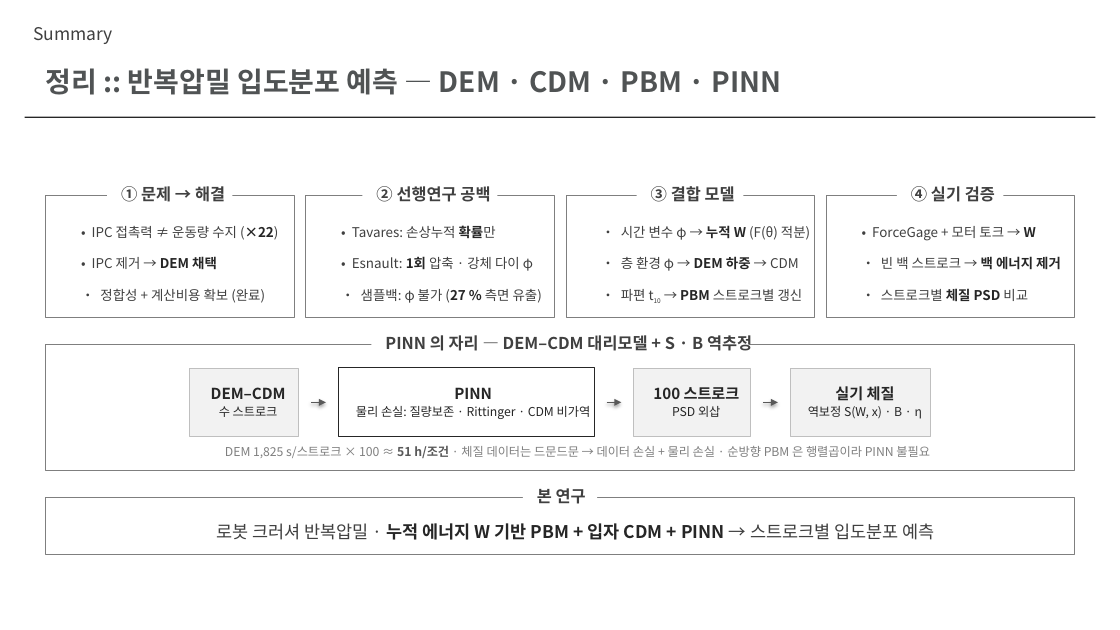
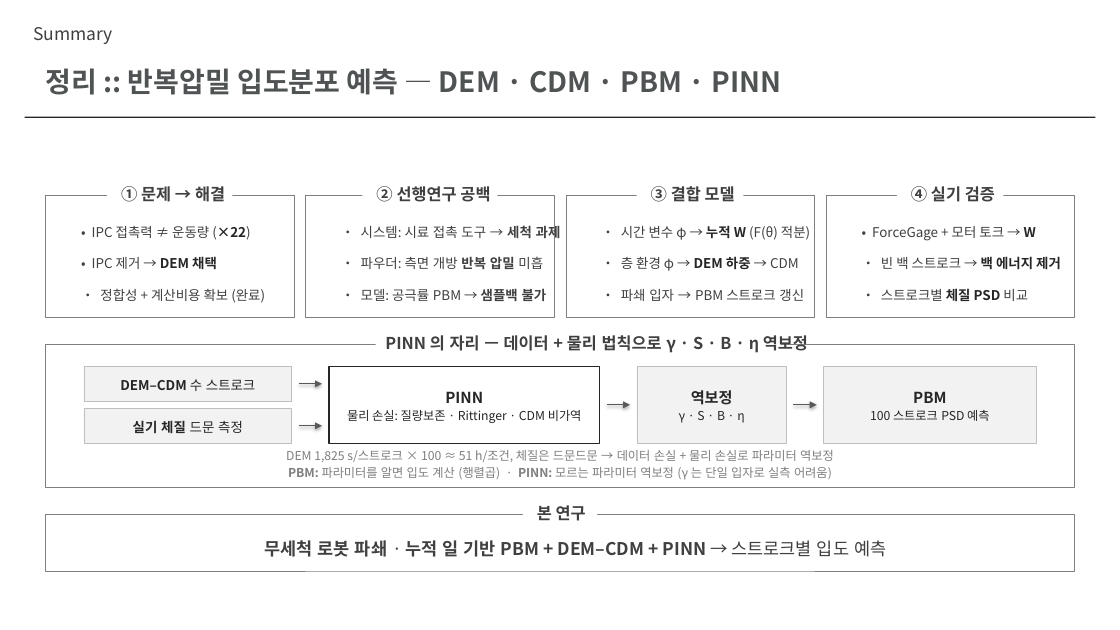
Before and after one commit to 55155/Crusher_IsaacSim, a slide deck: slide 9 of lab_meeting_deck/lab_meeting_deck.pptx (slide 10 before the commit). Drawn at 1120x630 pixels with LibreOffice and Linux fonts; fonts in the diff are those of the drawing. Boxes give left, top, right and bottom in pixels: in the first picture for what was removed or moved away, otherwise in the second. Text is boxed around its words. In the diff, an @@ line names an element or a change of style, - is before the commit and + after.

```diff
--- a/lab_meeting_deck/lab_meeting_deck.pptx
+++ b/lab_meeting_deck/lab_meeting_deck.pptx
@@ text at (92,226,250,240): text changed @@
-• IPC 접촉력 ≠ 운동량 수지 (×22)
+• IPC 접촉력 ≠ 운동량 (×22)
@@ text at (361,223,561,241): text changed @@
-• Tavares: 손상누적 확률만
+• 시스템: 시료 접촉 도구 → 세척 과제
@@ text at (361,256,543,269): text changed @@
-• Esnault: 1회 압축 · 강체 다이 φ
+• 파우더: 측면 개방 반복 압밀 미흡
@@ text at (361,288,547,301): text changed @@
-• 샘플백: φ 불가 (27 % 측면 유출)
+• 모델: 공극률 PBM → 샘플백 불가
@@ text at (621,289,804,301): text changed @@
-• 파편 t10 → PBM 스트로크별 갱신
+• 파쇄 입자 → PBM 스트로크 갱신
@@ rectangle: place and size @@
-rectangle at (45,344,1075,471)
+rectangle at (45,344,1075,487)
@@ rectangle: place and size @@
-rectangle at (371,333,749,353)
+rectangle at (376,333,781,353)
@@ text at (385,335,808,353): text changed @@
-PINN 의 자리 — DEM–CDM 대리모델 + S · B 역추정
+PINN 의 자리 — 데이터 + 물리 법칙으로 γ · S · B · η 역보정
@@ rectangle: place and size @@
-rectangle at (190,369,299,437)
+rectangle at (84,366,292,402)
@@ text at (120,379,255,391): text changed; size 13 to 11.5 pt @@
-DEM–CDM
-수 스트로크
+DEM–CDM 수 스트로크
@@ arrow moved from (312, 402) - (326, 402) to (299, 384) - (322, 384) @@
@@ text "PINN": place and size @@
-text "PINN" at (356,387,591,419)
+text "PINN" at (347,391,582,423)
@@ rectangle: place and size @@
-rectangle at (339,368,594,437)
+rectangle at (329,366,600,444)
@@ rectangle added at (637,366,786,444), fill #F2F2F2, outline #BFBFBF 0.5 pt @@
@@ rectangle: place and size @@
-rectangle at (634,369,751,437)
+rectangle at (824,366,1037,444)
@@ vertical alignment top to middle in 4 elements at (347,391,582,423), (120,379,255,391), (870,391,989,421), (133,420,243,433) @@
@@ rectangle: place and size @@
-rectangle at (791,369,931,437)
+rectangle at (84,408,292,444)
@@ arrow moved from (607, 402) - (622, 402) to (607, 405) - (630, 405) @@
@@ text added at (679,390,744,423), 10.5 pt, text #262626 @@
+역보정
+γ · S · B · η
@@ arrow added from (793, 405) to (817, 405), #595959 1 pt @@
@@ text at (870,391,989,421): text changed; size 13 to 10.5 pt; bold off @@
-100 스트로크
-PSD 외삽
+PBM
+100 스트로크 PSD 예측
@@ text at (133,420,243,433): text changed; size 10.5 to 11.5 pt; bold on @@
-실기 체질
-역보정 S(W, x) · B · η
+실기 체질 드문 측정
@@ arrow moved from (764, 402) - (778, 402) to (299, 426) - (322, 426) @@
@@ text at (286,450,834,462): text changed @@
-DEM 1,825 s/스트로크 × 100 ≈ 51 h/조건 · 체질 데이터는 드문드문 → 데이터 손실 + 물리 손실 · 순방향 PBM 은 행렬곱이라 PINN 불필요
+DEM 1,825 s/스트로크 × 100 ≈ 51 h/조건, 체질은 드문드문 → 데이터 손실 + 물리 손실로 파라미터 역보정
@@ text added at (288,467,832,480), 10.5 pt, text #7F7F7F @@
+PBM: 파라미터를 알면 입도 계산 (행렬곱) · PINN: 모르는 파라미터 역보정 (γ 는 단일 입자로 실측 어려움)
@@ 2 rectangles, 1 text: place and size @@
-2 rectangles, 1 text at (45,486,1075,555)
+2 rectangles, 1 text at (45,503,1075,571)
@@ text at (265,540,886,557): text changed; bold on @@
-로봇 크러셔 반복압밀 · 누적 에너지 W 기반 PBM + 입자 CDM + PINN → 스트로크별 입도분포 예측
+무세척 로봇 파쇄 · 누적 일 기반 PBM + DEM–CDM + PINN → 스트로크별 입도 예측
```
Also in this commit, not shown: 8 other slides changed, 1 slide added, 10 other files.
